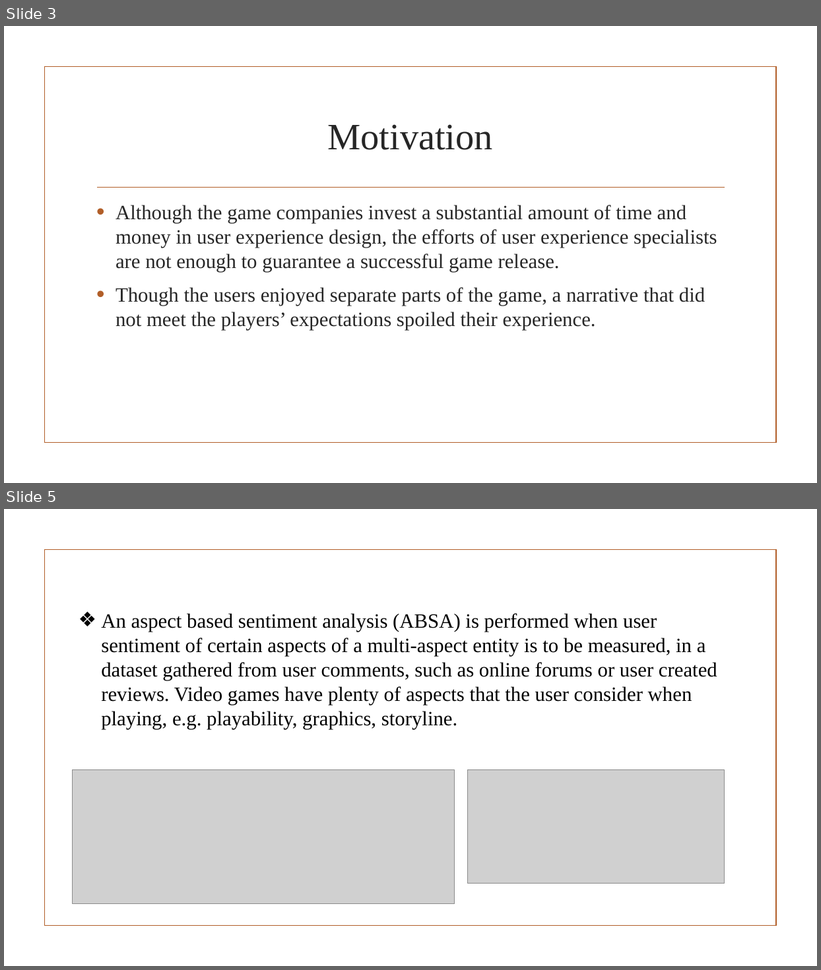
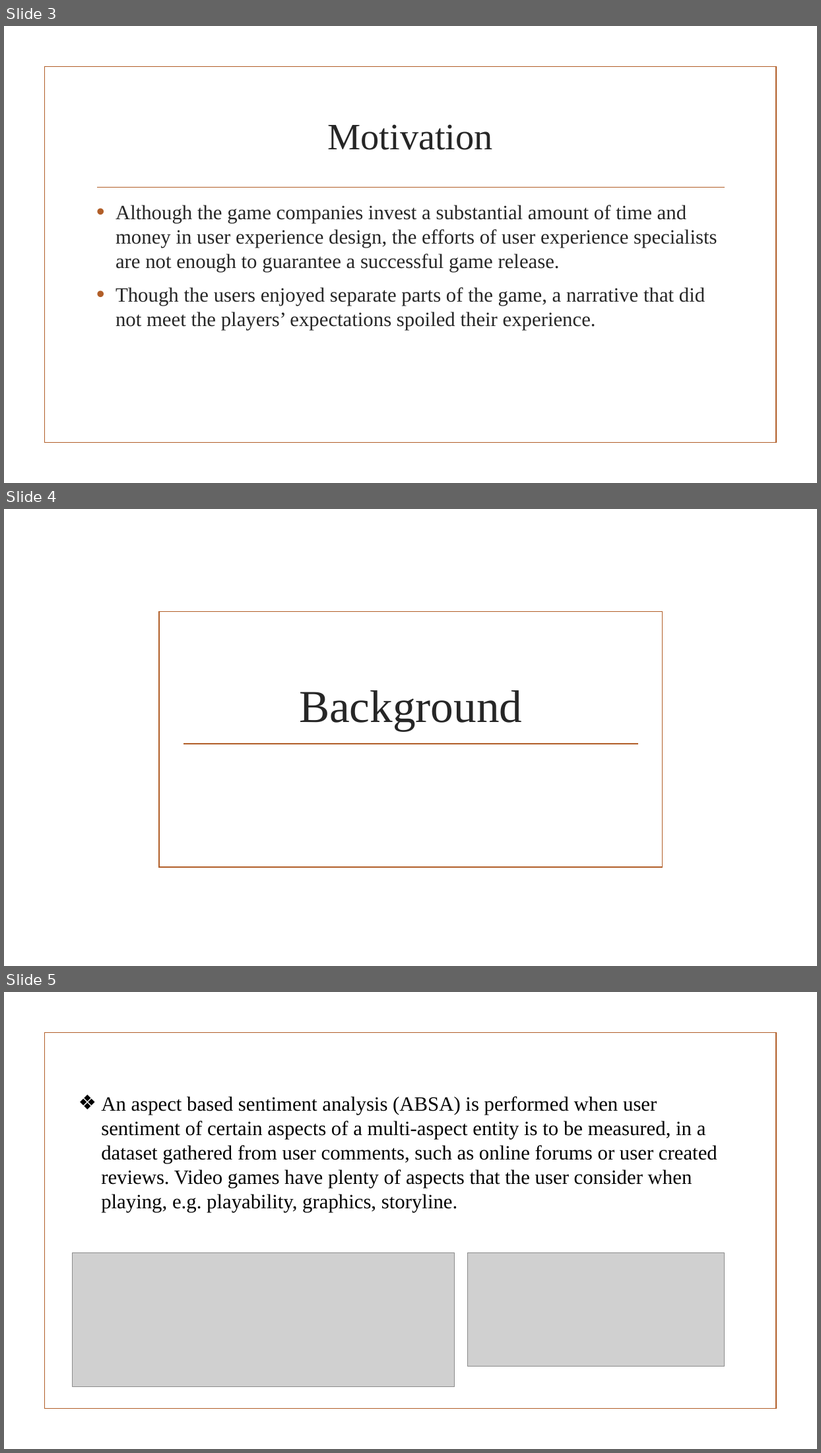
Before and after one commit to Hiten1928/AspectBasedSentimentalAnalysis, a slide deck: Documents/Quality_Project.pptx. Shown one above the other, each under a label of ours: slides 3 and 5 before the commit, slides 3, 4 and 5 after it; the slides between them are not shown. The pictures are 821x970 and 821x1453 pixels, drawn with LibreOffice and Linux fonts; fonts in the diff are those of the drawing; grey boxes stand for pictures; background and template pictures are left out. Boxes give left, top, right and bottom in pixels: in the first picture for what was removed or moved away, otherwise in the second. Text is boxed around its words. In the diff, an @@ line names an element or a change of style, - is before the commit and + after.

```diff
--- a/Documents/Quality_Project.pptx
+++ b/Documents/Quality_Project.pptx
@@ slide 4 added at (4, 509, 817, 966), background picture (left out) @@
@@ rectangle added at (160, 612, 663, 867), outline #B15E28 1.25 pt @@
@@ title added at (299, 691, 523, 731), 54 pt, text #262626 @@
+Background
@@ line added from (184, 744) to (638, 744), #B15E28 1.25 pt @@
```
Also in this commit, not shown: 2 slides changed, 8 other slides added, 2 slides removed.
